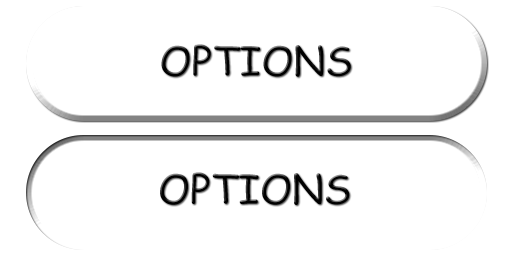
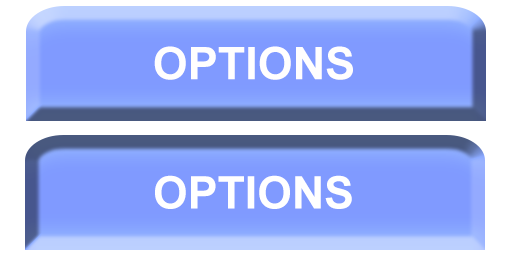
Two versions of the same layered image (512x256). Layer-by-layer changes:
painted on "txt2" over [155, 172, 352, 209]
painted on "txt1" over [154, 44, 353, 80]
added layer "Form 1 kopier" above "Form 1" over [25, 135, 485, 250]
added layer "Form 1" above "rect2" over [26, 6, 486, 121]
hid "rect2" over [26, 135, 487, 250]
hid "rect1" over [26, 6, 487, 121]
